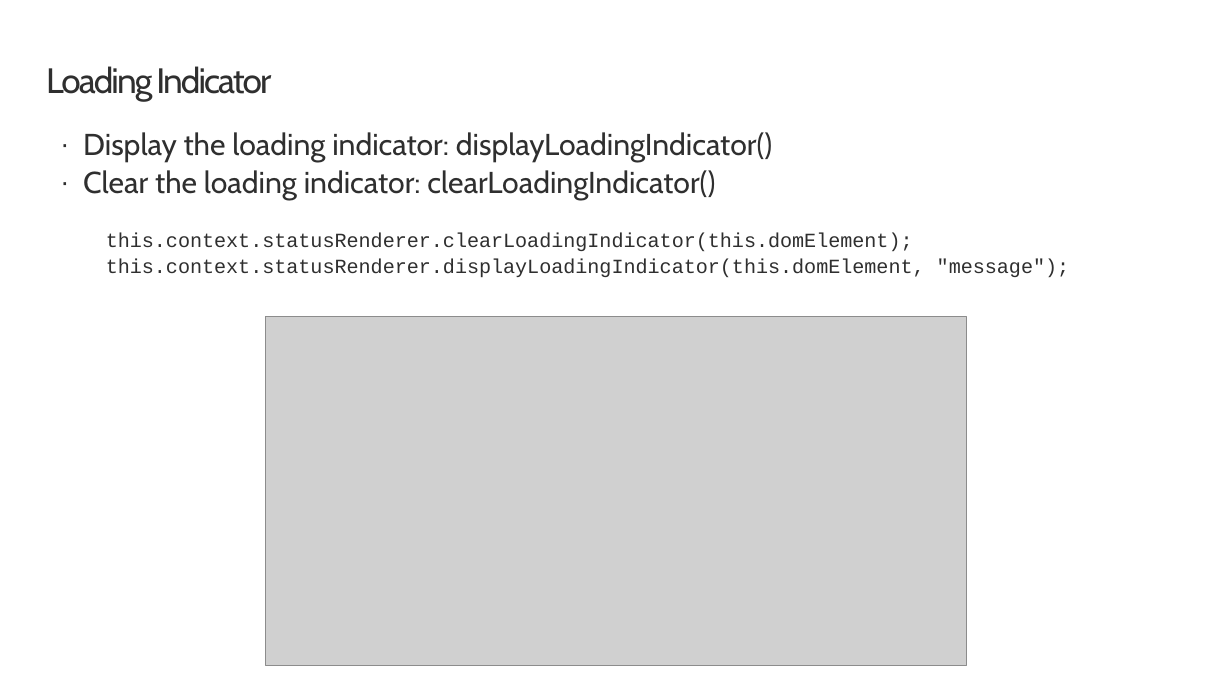
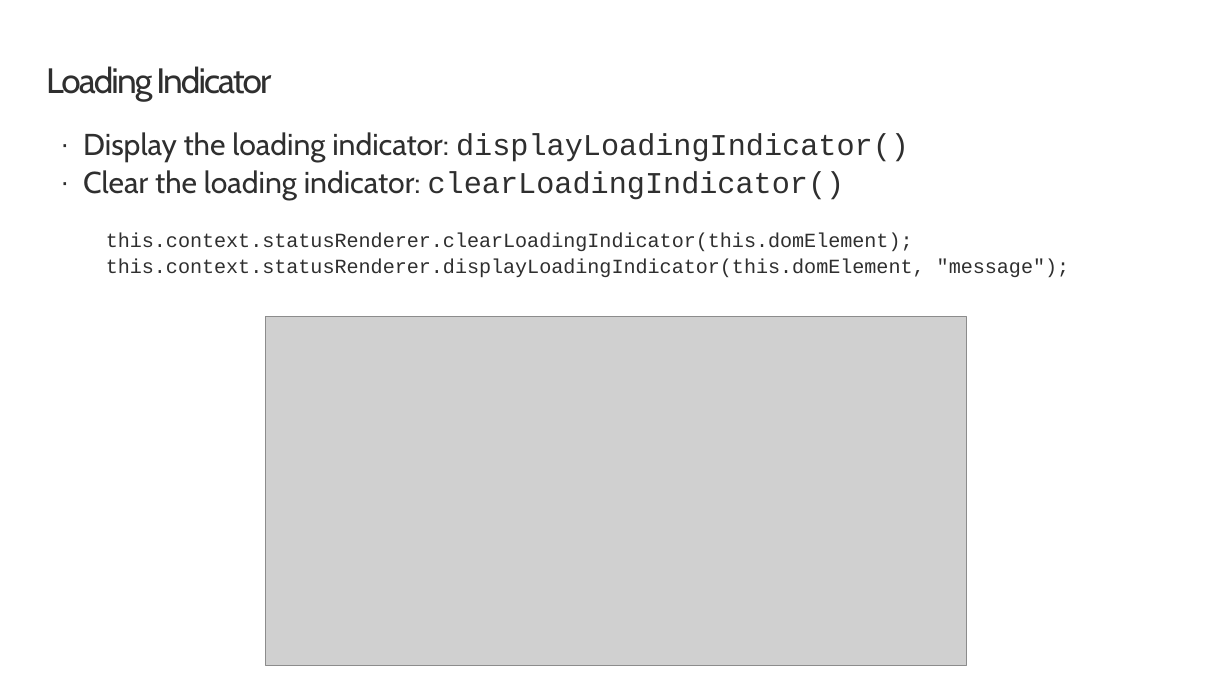
Before and after one commit to renahorton218/SharePoint-spfx-web-parts, a slide deck: slide 5 of 03-spfxapi.pptx. Drawn at 1232x693 pixels with LibreOffice and Linux fonts; fonts in the diff are those of the drawing; grey boxes stand for pictures; background and template pictures are left out. Boxes give left, top, right and bottom in pixels: in the first picture for what was removed or moved away, otherwise in the second. Text is boxed around its words. In the diff, an @@ line names an element or a change of style, - is before the commit and + after.

```diff
--- a/03-spfxapi.pptx
+++ b/03-spfxapi.pptx
@@ text at [83,132,909,201]: font Cabin to Courier New in "displayLoadingIndicator()", "clearLoadingIndicator()" @@
```
Also in this commit, not shown: 5 other slides changed, 39 other files.
